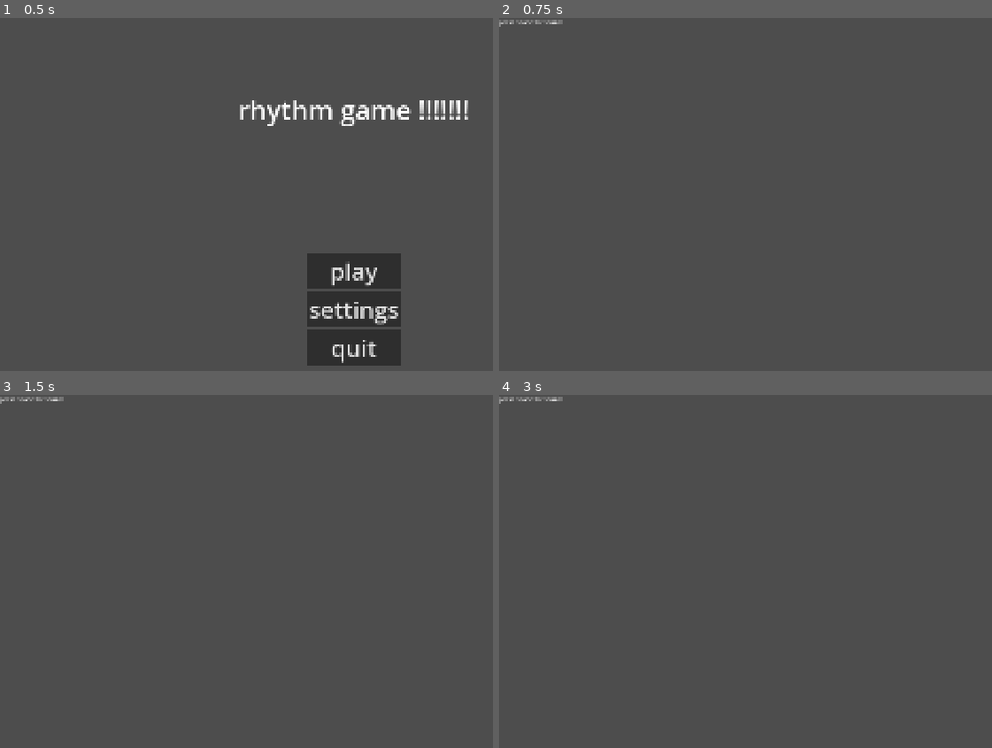
Above: before the commit, frames 1-4 (two rows, left to right).
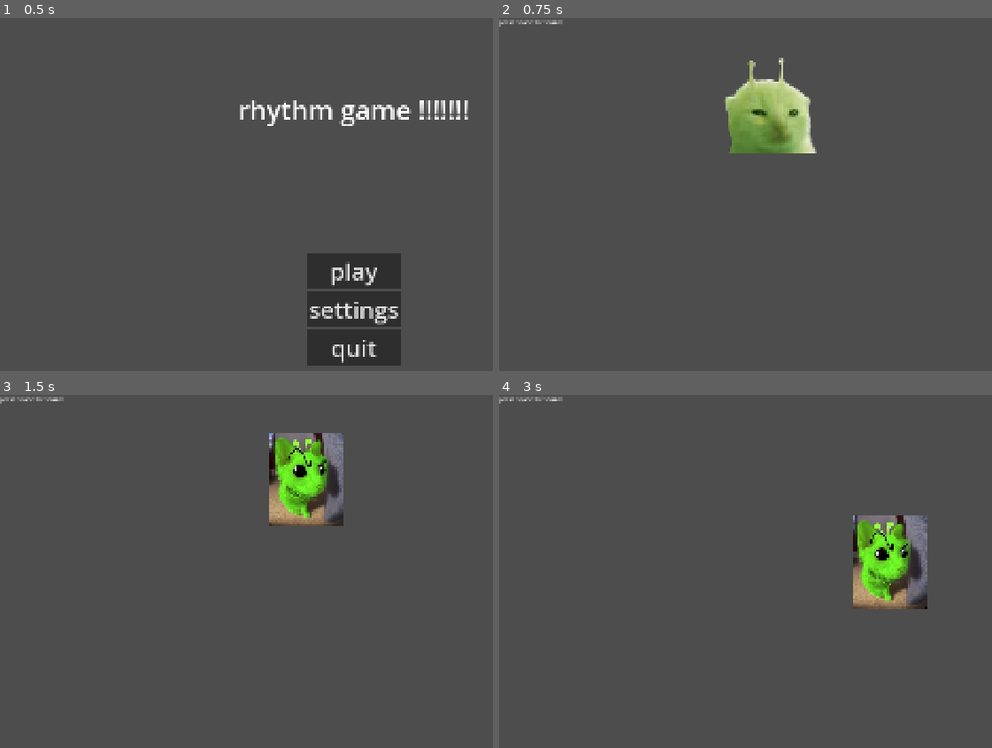
Above: after the commit, the same moments.

Repository: phantypengy/spruce-game
Game: Godot game, scene res://scenes/main_menu.tscn
The game is run twice, just before and just after one commit, with the same random seed, the same clock (stepped at 60 frames per second) and the same inputs.
Inputs:
- Up to frame 1 (0.5 s): no input
- Up to frame 2 (0.75 s): click "play" at 0.5 s
- Up to frame 3 (1.5 s): tap Space (space, bound only before the commit) at 1.25, 1.35 s; hold Right (right, bound only after the commit) from 1.28 s (still down)
- Up to frame 4 (3 s): tap Space (space, bound only before the commit) at 2, 2.1, 2.75, 2.85 s; release Right (right, bound only after the commit) at 2.03 s; hold Down (down, bound only after the commit) 2.03-2.78 s; hold Right (right, bound only after the commit) from 2.78 s (still down)

Frame 1 is identical in both runs. In frame 2, 3.3% of the frame differs, in the area x 45-65%, y 11-39%; in frame 3, 3.7%; in frame 4, 3.8%, in the area x 71-87%, y 34-61%.

Commit message:
movement and sounds

Diff:
--- a/project.godot
+++ b/project.godot
@@ -27,7 +27,31 @@
 
 [input]
 
-space={
+up={
+"deadzone": 0.2,
+"events": [Object(InputEventKey,"resource_local_to_scene":false,"resource_name":"","device":-1,"window_id":0,"alt_pressed":false,"shift_pressed":false,"ctrl_pressed":false,"meta_pressed":false,"pressed":false,"keycode":0,"physical_keycode":4194320,"key_label":0,"unicode":0,"location":0,"echo":false,"script":null)
+, Object(InputEventKey,"resource_local_to_scene":false,"resource_name":"","device":-1,"window_id":0,"alt_pressed":false,"shift_pressed":false,"ctrl_pressed":false,"meta_pressed":false,"pressed":false,"keycode":0,"physical_keycode":87,"key_label":0,"unicode":119,"location":0,"echo":false,"script":null)
+]
+}
+left={
+"deadzone": 0.2,
+"events": [Object(InputEventKey,"resource_local_to_scene":false,"resource_name":"","device":-1,"window_id":0,"alt_pressed":false,"shift_pressed":false,"ctrl_pressed":false,"meta_pressed":false,"pressed":false,"keycode":0,"physical_keycode":4194319,"key_label":0,"unicode":0,"location":0,"echo":false,"script":null)
+, Object(InputEventKey,"resource_local_to_scene":false,"resource_name":"","device":-1,"window_id":0,"alt_pressed":false,"shift_pressed":false,"ctrl_pressed":false,"meta_pressed":false,"pressed":false,"keycode":0,"physical_keycode":65,"key_label":0,"unicode":97,"location":0,"echo":false,"script":null)
+]
+}
+right={
+"deadzone": 0.2,
+"events": [Object(InputEventKey,"resource_local_to_scene":false,"resource_name":"","device":-1,"window_id":0,"alt_pressed":false,"shift_pressed":false,"ctrl_pressed":false,"meta_pressed":false,"pressed":false,"keycode":0,"physical_keycode":4194321,"key_label":0,"unicode":0,"location":0,"echo":false,"script":null)
+, Object(InputEventKey,"resource_local_to_scene":false,"resource_name":"","device":-1,"window_id":0,"alt_pressed":false,"shift_pressed":false,"ctrl_pressed":false,"meta_pressed":false,"pressed":false,"keycode":0,"physical_keycode":68,"key_label":0,"unicode":100,"location":0,"echo":false,"script":null)
+]
+}
+down={
+"deadzone": 0.2,
+"events": [Object(InputEventKey,"resource_local_to_scene":false,"resource_name":"","device":-1,"window_id":0,"alt_pressed":false,"shift_pressed":false,"ctrl_pressed":false,"meta_pressed":false,"pressed":false,"keycode":0,"physical_keycode":4194322,"key_label":0,"unicode":0,"location":0,"echo":false,"script":null)
+, Object(InputEventKey,"resource_local_to_scene":false,"resource_name":"","device":-1,"window_id":0,"alt_pressed":false,"shift_pressed":false,"ctrl_pressed":false,"meta_pressed":false,"pressed":false,"keycode":0,"physical_keycode":83,"key_label":0,"unicode":115,"location":0,"echo":false,"script":null)
+]
+}
+play_sound={
 "deadzone": 0.2,
 "events": [Object(InputEventKey,"resource_local_to_scene":false,"resource_name":"","device":-1,"window_id":0,"alt_press …(191 unchanged characters)…
 ]
--- a/scenes/test.tscn
+++ b/scenes/test.tscn
@@ -1,15 +1,41 @@
 [gd_scene format=3 uid="uid://s3okgc252oss"]
 
 [ext_resource type="Script" uid="uid://c8chce1k41up8" path="res://scripts/test.gd" id="1_bl13t"]
-[ext_resource type="AudioStream" uid="uid://bvweaot3eeih" path="res://07.mp3" id="2_bl13t"]
+[ext_resource type="Texture2D" uid="uid://dpy4d5gr3e4ym" path="res://assets/glorp.png" id="3_iyx0m"]
+[ext_resource type="Script" uid="uid://t85slsiq2yki" path="res://scripts/player.gd" id="3_j5jx5"]
+
+[sub_resource type="CircleShape2D" id="CircleShape2D_vcx74"]
+radius = 61.2
+
+[sub_resource type="GDScript" id="GDScript_74lek"]
+script/source = "extends Sprite2D
+
+func wait(seconds: int) -> void:
+	await get_tree().create_timer(seconds)
+
+func on_Sprite_texture_changed():
+	if (texture != get_parent().first_texture):
+		wait(1)
+		texture = get_parent().first_texture;
+"
 
 [node name="testing_area" type="Node2D" unique_id=1379335732]
 script = ExtResource("1_bl13t")
 
 [node name="AudioStreamPlayer2D" type="AudioStreamPlayer2D" parent="." unique_id=1566174457]
-stream = ExtResource("2_bl13t")
 
 [node name="Label" type="Label" parent="." unique_id=1229749885]
 offset_right = 40.0
 offset_bottom = 23.0
 text = "press space for sound"
+
+[node name="Player" type="CharacterBody2D" parent="." unique_id=207957287]
+position = Vector2(773, 228)
+script = ExtResource("3_j5jx5")
+
+[node name="CollisionShape2D" type="CollisionShape2D" parent="Player" unique_id=1194093218]
+shape = SubResource("CircleShape2D_vcx74")
+
+[node name="Sprite2D" type="Sprite2D" parent="Player" unique_id=431852747]
+texture = ExtResource("3_iyx0m")
+script = SubResource("GDScript_74lek")
--- /dev/null
+++ b/scripts/player.gd
@@ -0,0 +1,27 @@
+extends CharacterBody2D
+
+
+const SPEED = 300.0
+const JUMP_VELOCITY = -400.0
+
+@onready var first_texture = load("res://assets/glorp.png")
+@onready var second_texture = load("res://assets/glorp2.jpg")
+
+func _physics_process(delta: float) -> void:
+
+	if (Input.is_action_just_pressed("play_sound")):
+		$Sprite2D.set_texture(second_texture)
+
+	var direction := Input.get_axis("left", "right")
+	if direction:
+		velocity.x = direction * SPEED
+	else:
+		velocity.x = move_toward(velocity.x, 0, SPEED)
+
+	var up_down := Input.get_axis("up", "down")
+	if up_down:
+		velocity.y = up_down * SPEED
+	else:
+		velocity.y = move_toward(velocity.y, 0, SPEED)
+
+	move_and_slide()
--- a/scripts/test.gd
+++ b/scripts/test.gd
@@ -1,6 +1,6 @@
 extends Node2D
 
-var playSound = preload("res://07.mp3")
+var playSound = preload("res://assets/07.mp3")
 # Called when the node enters the scene tree for the first time.
 func _ready() -> void:
 	print("HI")
@@ -8,6 +8,6 @@
 
 # Called every frame. 'delta' is the elapsed time since the previous frame.
 func _process(delta: float) -> void:
-	if (!$AudioStreamPlayer2D.is_playing() && Input.is_action_just_pressed("space")):
+	if (!$AudioStreamPlayer2D.is_playing() && Input.is_action_just_pressed("play_sound")):
 		$AudioStreamPlayer2D.stream = playSound
 		$AudioStreamPlayer2D.play()
Not shown, removed: 07.mp3.import
Not shown, added: assets/07.mp3.import
Binary file added: assets/glorp.png
Not shown, added: assets/glorp.png.import
Binary file added: assets/glorp2.jpg
Not shown, added: assets/glorp2.jpg.import
Not shown, added: scripts/player.gd.uid
Not shown, removed: 07.mp3
Not shown, added: assets/07.mp3
